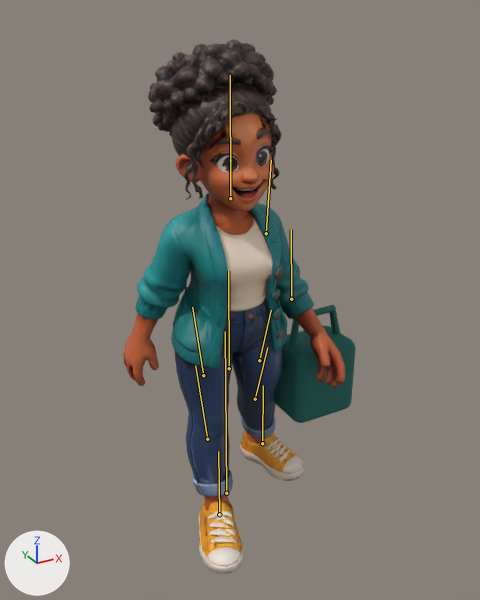
Renders of the FBX model unity/CheckoutSimulator/Assets/Art/Characters/Meshy/Customer_04.fbx from each side of a commit.
The view is the same before and after, from a 50 mm lens placed at (-1.36, -2.63, 2.47), pointed at (0.05, -0.07, 1.19). Lighting does not change. The marker at lower left points along +X, +Y and +Z. The first picture is the older version. Both versions are drawn at frame 7 of the action 'Customer_04_Rig|Customer_04_Rig|Walking'; the numbers are the values there. The bones that change, and the others that lie on the model, are drawn over the model as lines.

In view in the first picture: 'Customer_04_Body', 'Customer_04_Prop'.
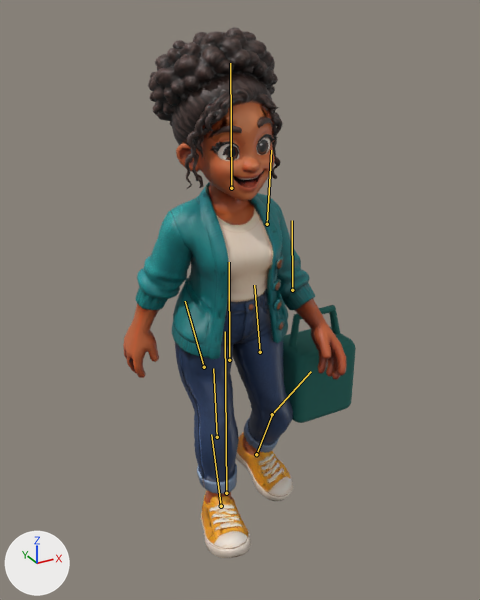
The edits, one by one:
Bone 'Torso' (bone_torso) moves from (0.0, -0.048, 0.0) to (0.003, -0.002, 0.0).
Bone 'Thigh_L' (bone_thigh_l) turns from (-18, 0, 0) to (-39, 1, -2) degrees about its own x, y and z.
Bone 'Shin_L' (bone_shin_l) turns from (0, 0, 0) to (39, -3, 3) degrees about its own x, y and z.
Bone 'Foot_L' (bone_foot_l) turns from (18, 0, 0) to (-14, 5, -3) degrees about its own x, y and z.
Bone 'Thigh_R' (bone_thigh_r) turns from (18, 0, 0) to (-19, -4, -3) degrees about its own x, y and z.
Bone 'Shin_R' (bone_shin_r) turns from (0, 0, 0) to (48, 13, -5) degrees about its own x, y and z.
Bone 'Foot_R' (bone_foot_r) turns from (-18, 0, 0) to (-7, -7, 15) degrees about its own x, y and z.

Boxes (x1, y1, x2, y2) around the edits, measured in the pictures (480 x 600 px):
'Customer_04_Body', posed
    before: (123, 39, 345, 573)
    after: (123, 27, 347, 558)
bone 'Torso', root to tip
    before: (229, 368) to (228, 271)
    after: (229, 360) to (229, 262)
bone 'Thigh_L', root to tip
    before: (203, 375) to (192, 307)
    after: (204, 367) to (185, 301)
bone 'Shin_L', root to tip
    before: (207, 439) to (195, 365)
    after: (217, 437) to (213, 368)
bone 'Foot_L', root to tip
    before: (219, 514) to (218, 451)
    after: (221, 506) to (211, 434)
bone 'Thigh_R', root to tip
    before: (259, 360) to (271, 310)
    after: (260, 352) to (254, 285)
bone 'Shin_R', root to tip
    before: (255, 399) to (267, 347)
    after: (272, 414) to (311, 371)
bone 'Foot_R', root to tip
    before: (262, 443) to (263, 385)
    after: (256, 454) to (272, 414)
